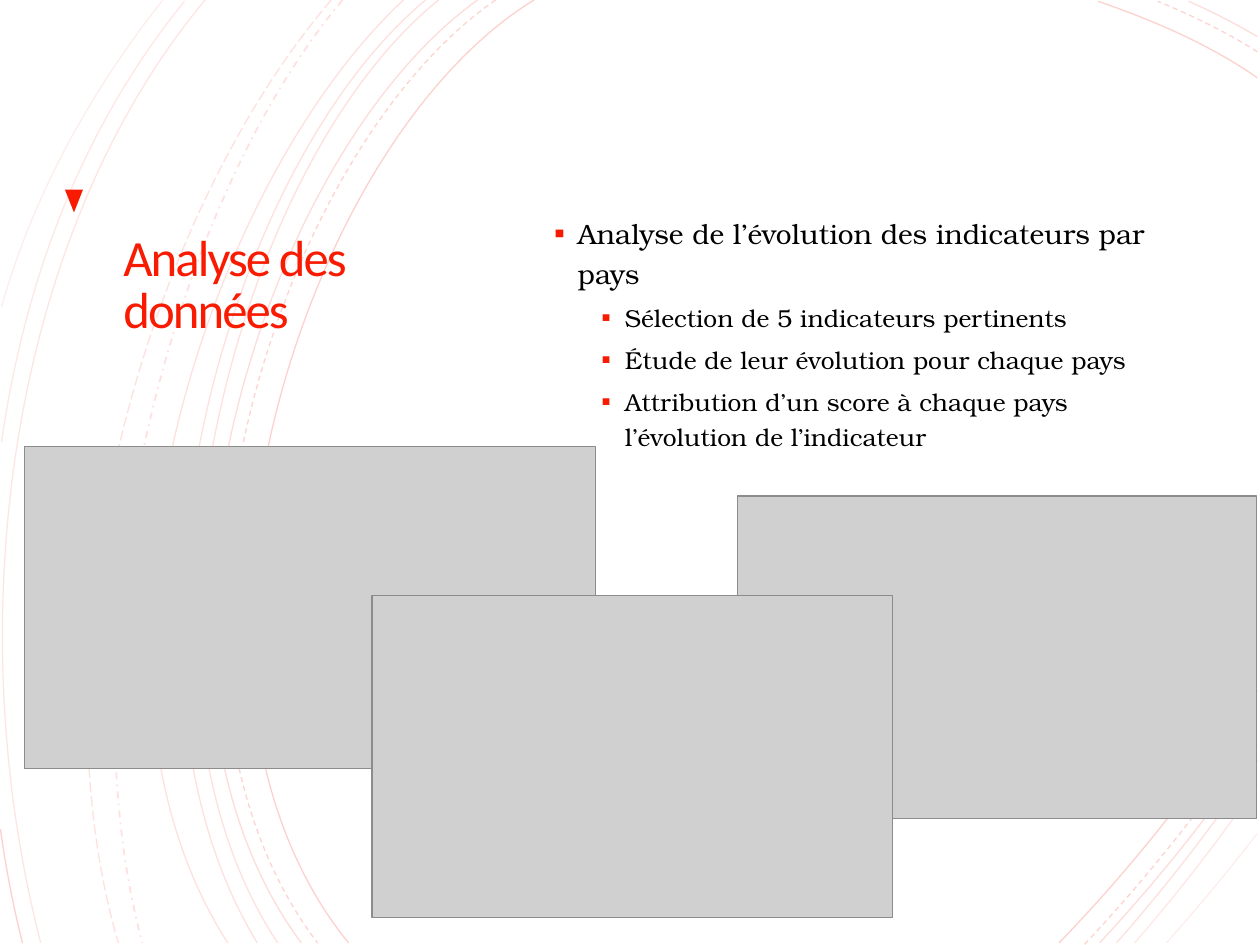
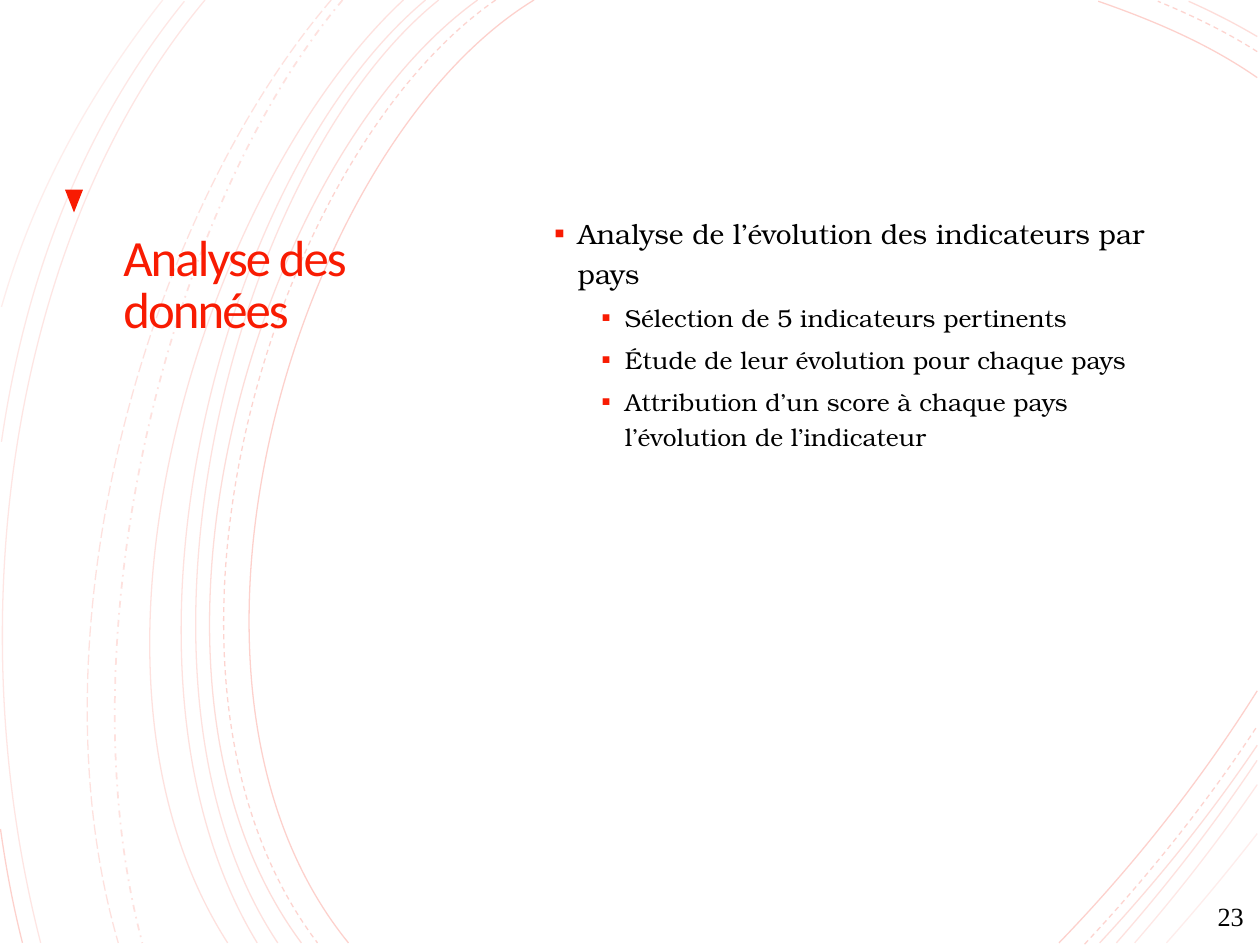
Before and after one commit to lalende/OpenClassRooms-Certification-Data-Scientist, a slide deck: slide 23 of Projet 2 - Analysez des données de systèmes éducatifs/Projet 2.pptx (slide 18 before the commit). Drawn at 1260x945 pixels with LibreOffice and Linux fonts; fonts in the diff are those of the drawing; grey boxes stand for pictures. Boxes give left, top, right and bottom in pixels: in the first picture for what was removed or moved away, otherwise in the second. Text is boxed around its words. In the diff, an @@ line names an element or a change of style, - is before the commit and + after.

```diff
--- a/Projet 2 - Analysez des données de systèmes éducatifs/Projet 2.pptx
+++ b/Projet 2 - Analysez des données de systèmes éducatifs/Projet 2.pptx
@@ picture removed at bbox=[25, 446, 596, 769] @@
@@ picture removed at bbox=[737, 496, 1256, 819] @@
@@ picture removed at bbox=[372, 595, 892, 917] @@
@@ outline redrawn in 3 elements at bbox=[1062, 769, 1259, 944], bbox=[1206, 898, 1259, 944], bbox=[1060, 690, 1257, 942] @@
@@ page number added at bbox=[1218, 908, 1244, 927], 15 pt, text #000000 @@
+23
```
Also in this commit, not shown: 18 other slides changed, 8 slides added, 4 other files.
